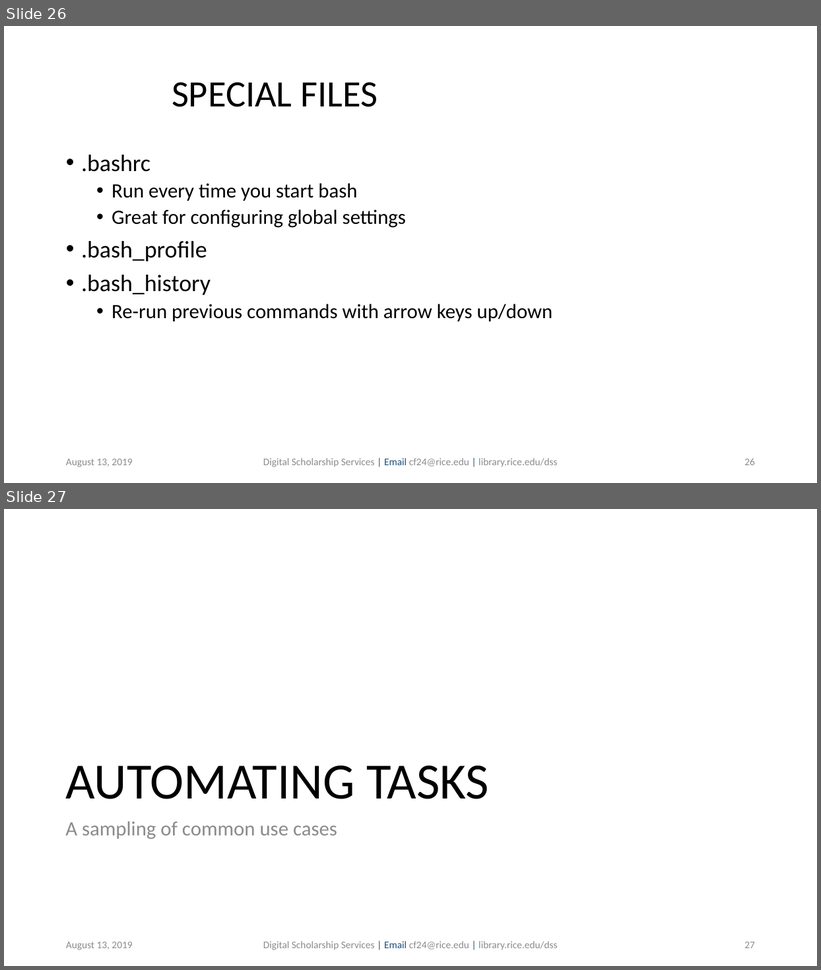
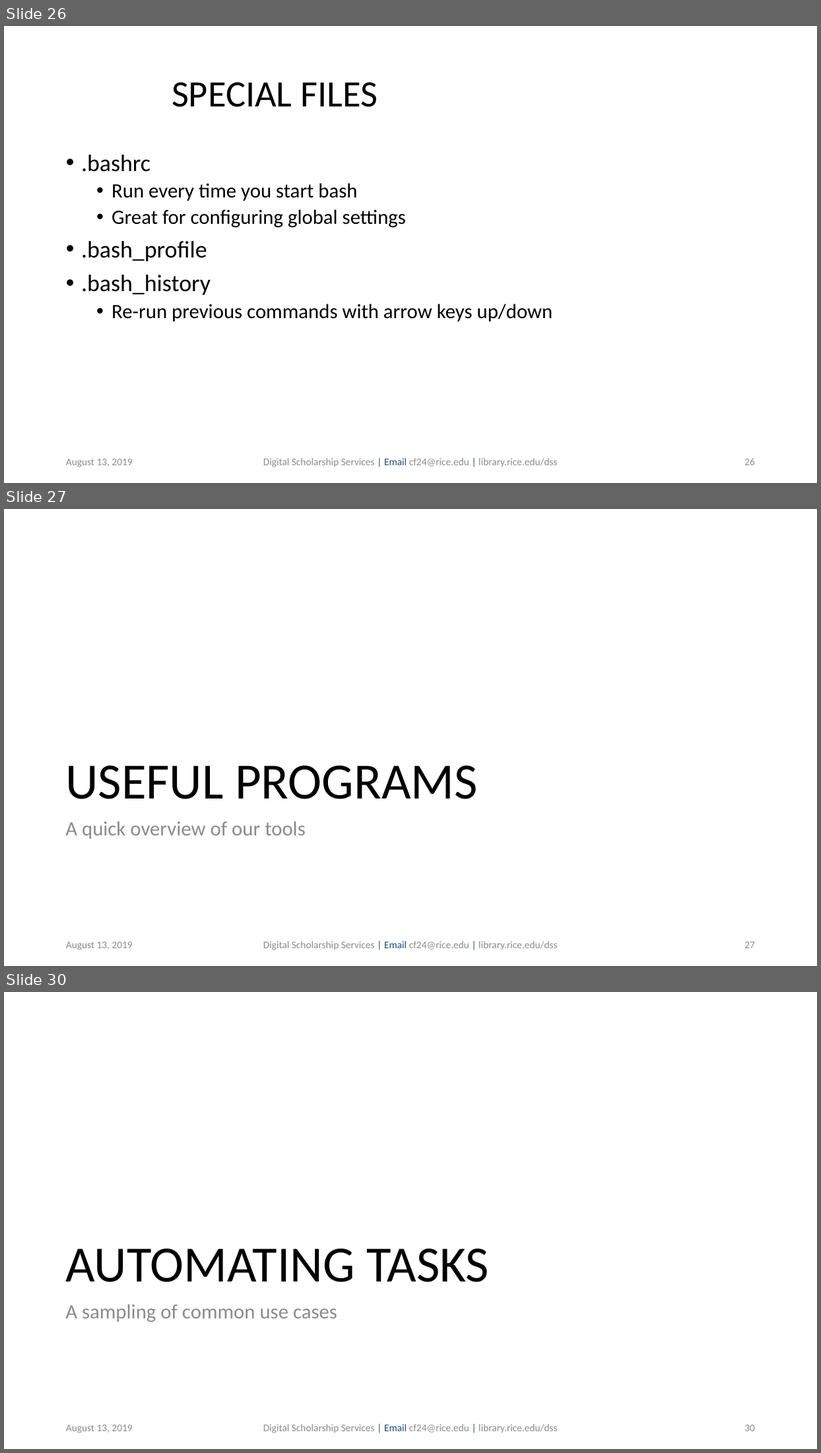
Before and after one commit to bakitybacon/rice-data-and-donuts, a slide deck: bash/Introduction to Bash.pptx. Shown one above the other, each under a label of ours: slides 26 and 27 before the commit, slides 26, 27 and 30 after it; the slides between them are not shown. The pictures are 821x970 and 821x1453 pixels, drawn with LibreOffice and Linux fonts; fonts in the diff are those of the drawing; background and template pictures are left out. Boxes give left, top, right and bottom in pixels: in the first picture for what was removed or moved away, otherwise in the second. Text is boxed around its words. In the diff, an @@ line names an element or a change of style, - is before the commit and + after.

Commit message:
add more useful programs

```diff
--- a/bash/Introduction to Bash.pptx
+++ b/bash/Introduction to Bash.pptx
@@ slide 27 added at (4, 509, 817, 966), background #FFFFFF @@
@@ title added at (65, 766, 478, 799), 60 pt, text #000000 @@
+USEFUL PROGRAMS
@@ text added at (65, 821, 306, 839), 24 pt, text #8C8C8C @@
+A quick overview of our tools
@@ text added at (66, 942, 132, 951), 12 pt, text #8C8C8C @@
+August 13, 2019
@@ text added at (263, 941, 557, 951), 12 pt, text #8C8C8C @@
+Digital Scholarship Services | Email cf24@rice.edu | library.rice.edu/dss
@@ page number added at (745, 942, 755, 949), 12 pt, text #8C8C8C @@
+27
@@ what was slide 27 is now slide 30 @@
@@ page number at (745, 1425, 755, 1432): text changed @@
-27
+30
```
Also in this commit, not shown: 1 slide changed, 3 other slides added.
